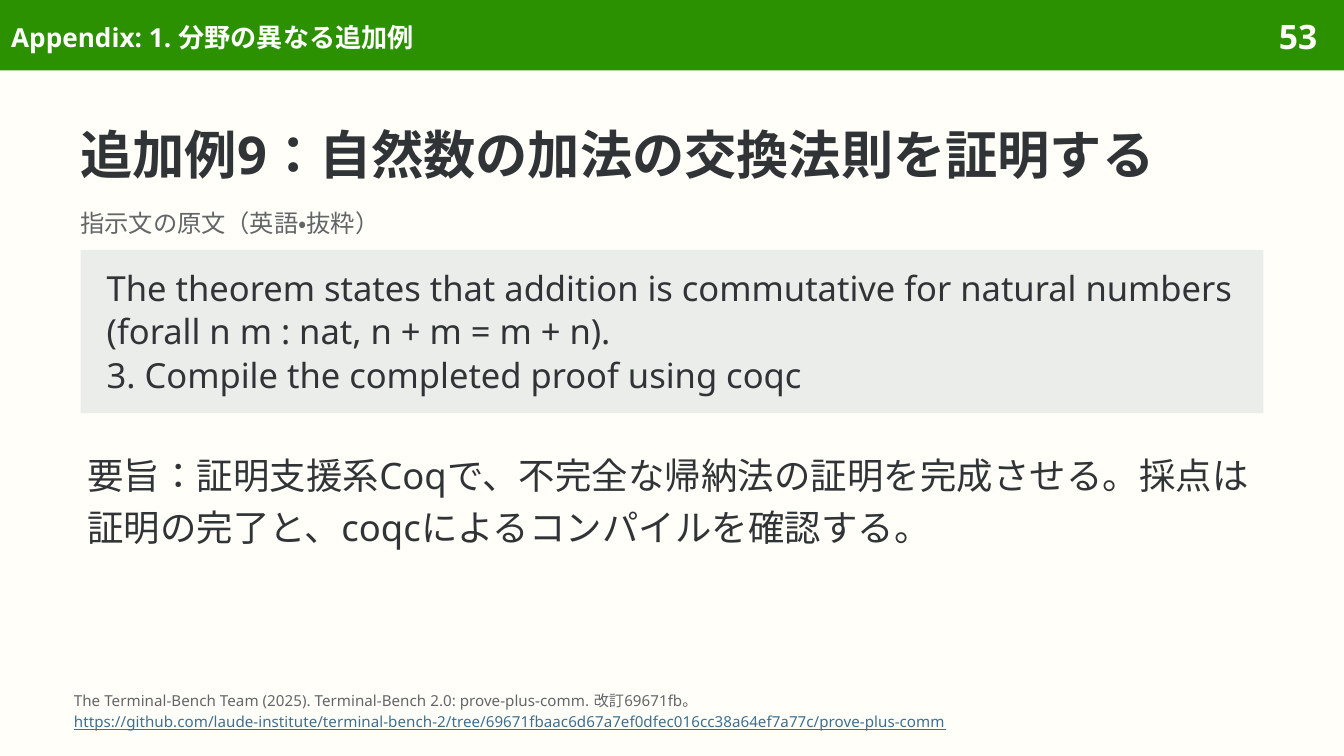
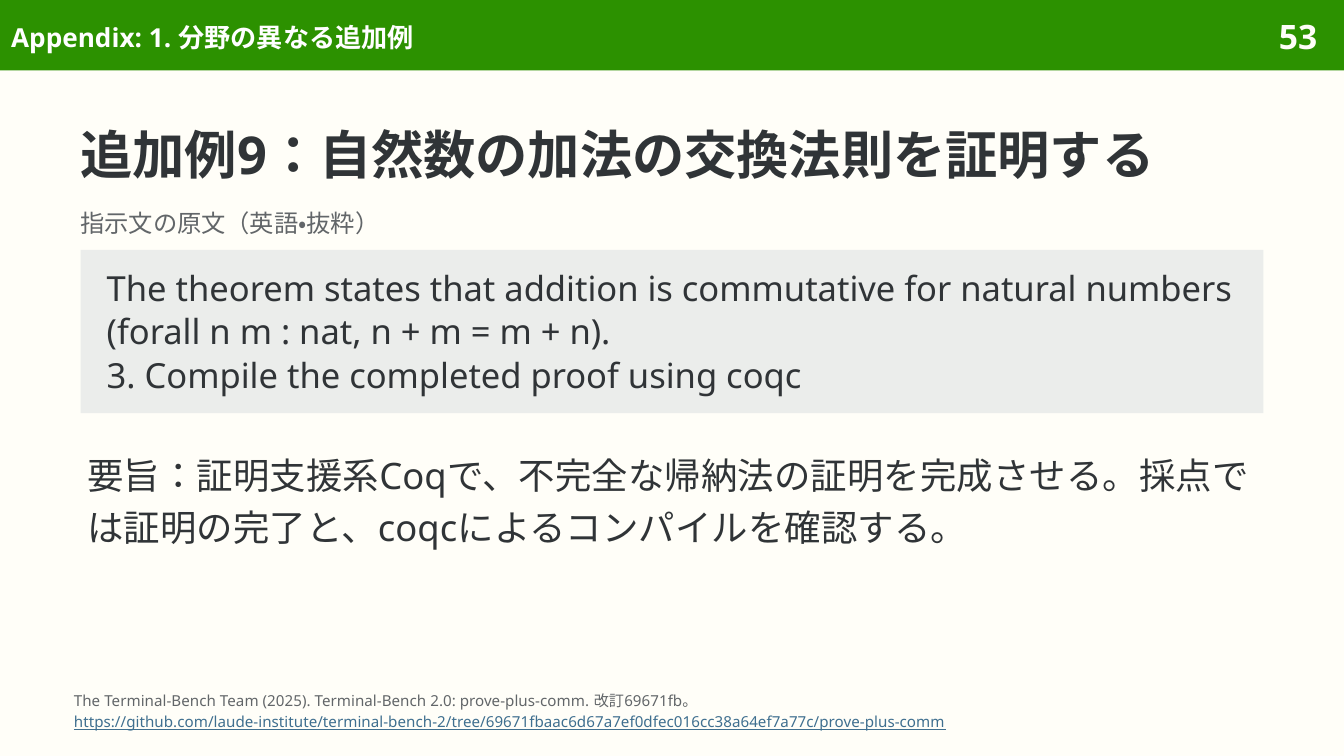
Before and after one commit to sasakiy84/datasets-in-10-minutes, a slide deck: slide 53 of slides/datasets-in-10-minutes-terminal-bench.pptx. Drawn at 1344x756 pixels with LibreOffice and Linux fonts; fonts in the diff are those of the drawing. Boxes give left, top, right and bottom in pixels: in the first picture for what was removed or moved away, otherwise in the second. Text is boxed around its words. In the diff, an @@ line names an element or a change of style, - is before the commit and + after.

```diff
--- a/slides/datasets-in-10-minutes-terminal-bench.pptx
+++ b/slides/datasets-in-10-minutes-terminal-bench.pptx
@@ text at [87,458,1248,550]: text changed @@
-要旨：証明支援系Coqで、不完全な帰納法の証明を完成させる。採点は証明の完了と、coqcによるコンパイルを確認する。
+要旨：証明支援系Coqで、不完全な帰納法の証明を完成させる。採点では証明の完了と、coqcによるコンパイルを確認する。
```
Also in this commit, not shown: 10 other slides changed, 7 other files.
